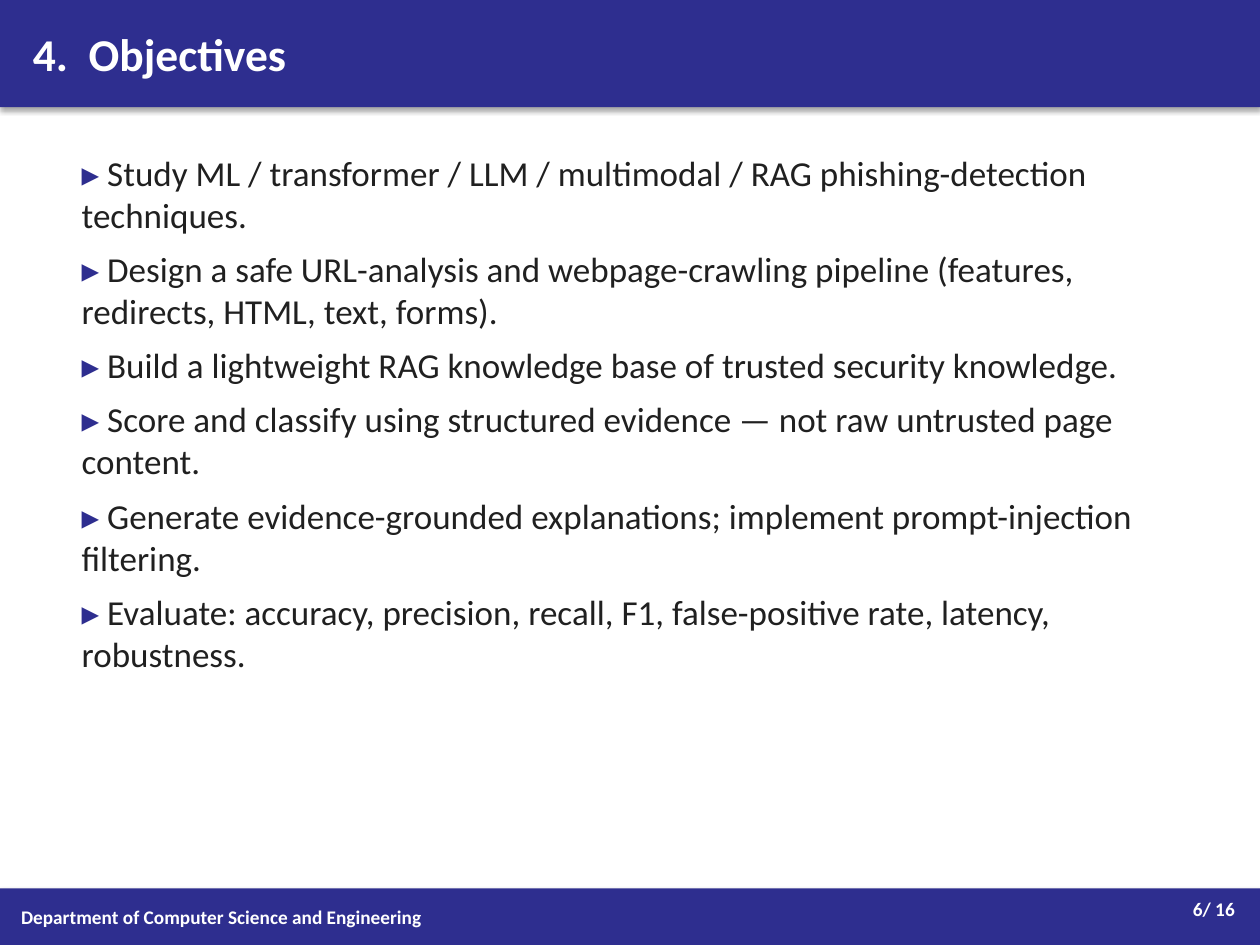
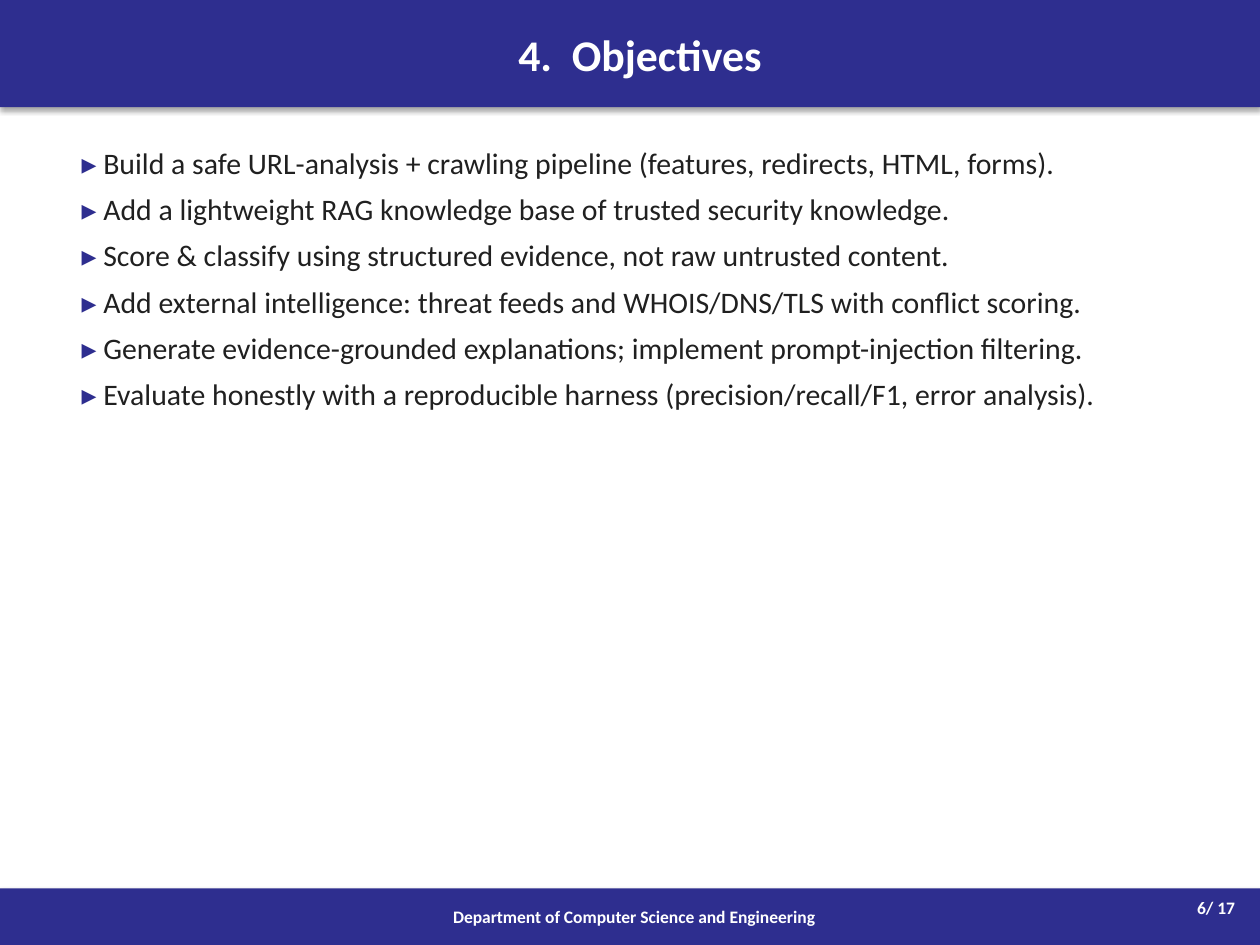
Before and after one commit to Advityaa/fake-url-detection, a slide deck: slide 6 of Project_Progress_Presentation.pptx. Drawn at 1260x945 pixels with LibreOffice and Linux fonts; fonts in the diff are those of the drawing. Boxes give left, top, right and bottom in pixels: in the first picture for what was removed or moved away, otherwise in the second. Text is boxed around its words. In the diff, an @@ line names an element or a change of style, - is before the commit and + after.

```diff
--- a/Project_Progress_Presentation.pptx
+++ b/Project_Progress_Presentation.pptx
@@ rectangle "4. Objectives" at box(0, 0, 1260, 107): size 26 to 25 pt; alignment left to centre @@
@@ text at box(103, 152, 1081, 318): text changed; size 20 to 17 pt @@
-▸ Study ML / transformer / LLM / multimodal / RAG phishing-detection techniques.
-▸ Design a safe URL-analysis and webpage-crawling pipeline (features, redirects, HTML, text, forms).
-▸ Build a lightweight RAG knowledge base of trusted security knowledge.
-▸ Score and classify using structured evidence — not raw untrusted page content.
+▸ Build a safe URL-analysis + crawling pipeline (features, redirects, HTML, forms).
+▸ Add a lightweight RAG knowledge base of trusted security knowledge.
+▸ Score & classify using structured evidence, not raw untrusted content.
+▸ Add external intelligence: threat feeds and WHOIS/DNS/TLS with conflict scoring.
@@ text at box(103, 338, 1082, 364): size 20 to 17 pt in "▸ Generate evidence-grounded explanations; implement prompt- ..."; less space between paragraphs @@
@@ text at box(103, 383, 1094, 410): text changed; size 20 to 17 pt @@
-▸ Evaluate: accuracy, precision, recall, F1, false-positive rate, latency, robustness.
+▸ Evaluate honestly with a reproducible harness (precision/recall/F1, error analysis).
@@ rectangle "Department of Computer Science and ..." at box(0, 888, 1260, 945): size 11 to 10 pt; alignment left to centre @@
@@ text at box(1197, 901, 1235, 915): text changed; size 11 to 10 pt @@
-6/ 16
+6/ 17
```
Also in this commit, not shown: 9 other slides changed, 7 slides added, 6 slides removed, 3 other files.
